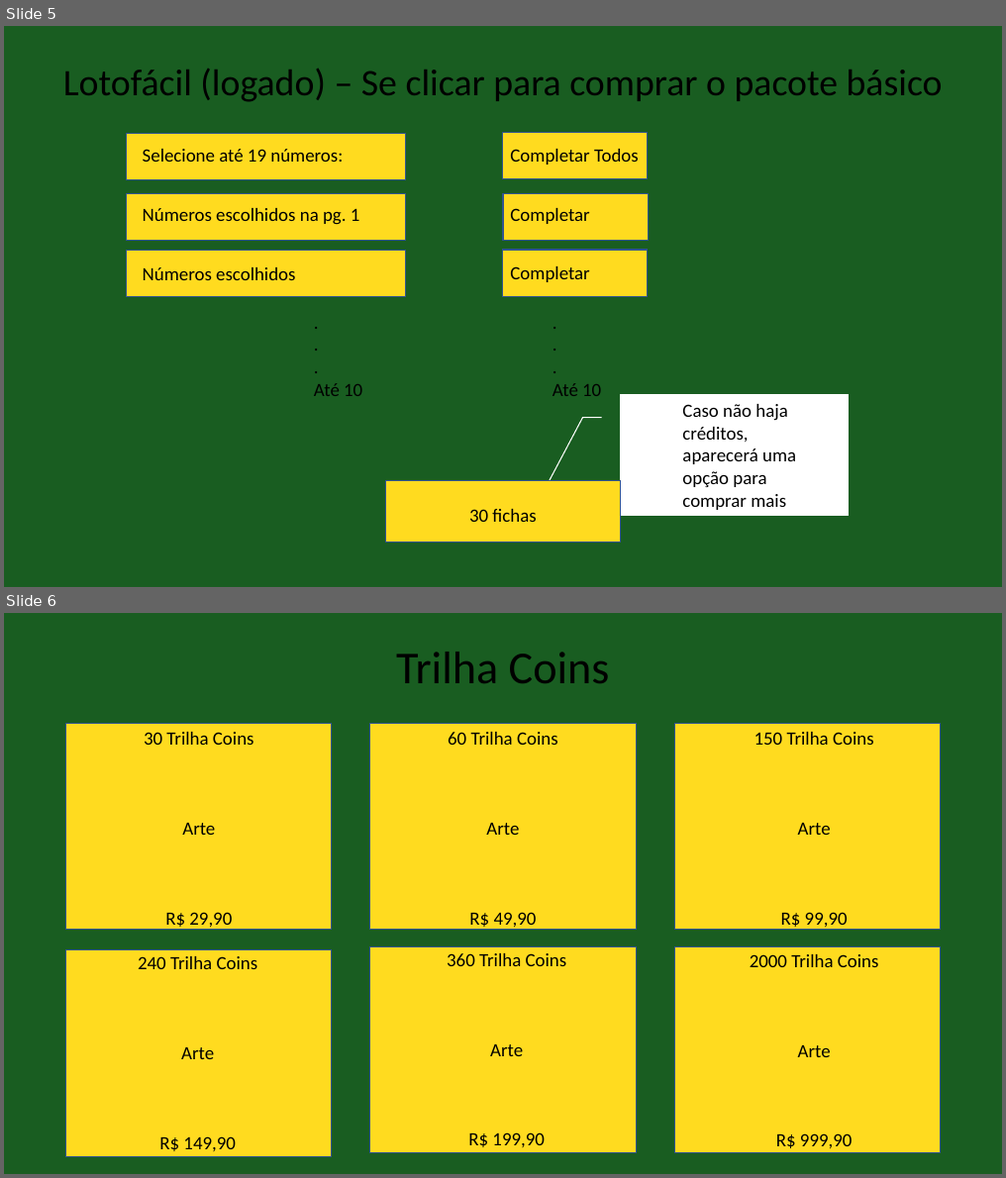
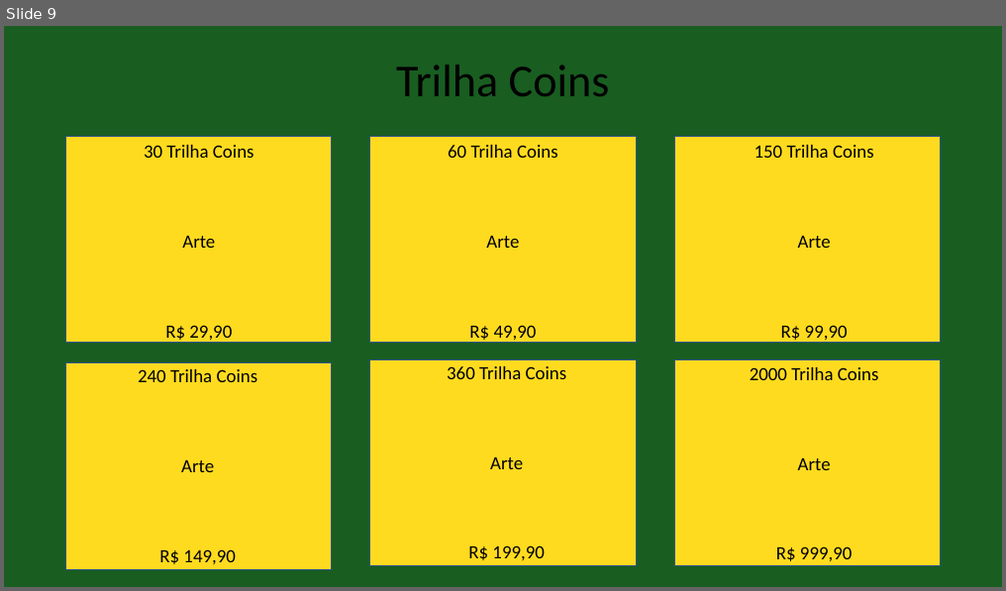
Before and after one commit to evertonsil/trilhadasorte, a slide deck: Trilha da sorte.pptx. Shown one above the other, each under a label of ours: slides 5 and 6 before the commit, slide 9 after it. The pictures are 1006x1178 and 1006x591 pixels, drawn with LibreOffice and Linux fonts; fonts in the diff are those of the drawing. Boxes give left, top, right and bottom in pixels: in the first picture for what was removed or moved away, otherwise in the second. Text is boxed around its words. In the diff, an @@ line names an element or a change of style, - is before the commit and + after.

```diff
--- a/Trilha da sorte.pptx
+++ b/Trilha da sorte.pptx
@@ slide 5 removed at [4,26,1002,587], background #195D21 @@
@@ title removed at [63,69,943,102] @@
-Lotofácil (logado) – Se clicar para comprar o pacote básico
@@ rectangle removed at [127,133,406,179] @@
@@ rectangle removed at [503,133,648,179] @@
@@ text removed at [143,149,343,162] @@
-Selecione até 19 números:
@@ text removed at [510,149,639,165] @@
-Completar Todos
@@ rectangle removed at [127,193,406,240] @@
@@ rectangle removed at [503,193,648,240] @@
@@ text removed at [143,208,360,225] @@
-Números escolhidos na pg. 1
@@ text removed at [510,208,589,224] @@
-Completar
@@ rectangle removed at [127,250,406,296] @@
@@ rectangle removed at [503,250,648,296] @@
@@ text removed at [143,268,295,280] @@
-Números escolhidos
@@ text removed at [510,267,589,282] @@
-Completar
@@ text removed at [314,383,362,396] @@
-.
-.
-.
-Até 10
@@ text removed at [552,383,601,396] @@
-.
-.
-.
-Até 10
@@ border callout removed at [621,395,847,516] @@
@@ text removed at [682,404,796,510] @@
-Caso não haja créditos, aparecerá uma opção para comprar mais
@@ rectangle removed at [386,480,621,543] @@
@@ text removed at [469,509,536,522] @@
-30 fichas
@@ what was slide 6 is now slide 9 @@
```
Also in this commit, not shown: 4 slides changed, 4 slides added, 8 other files.
